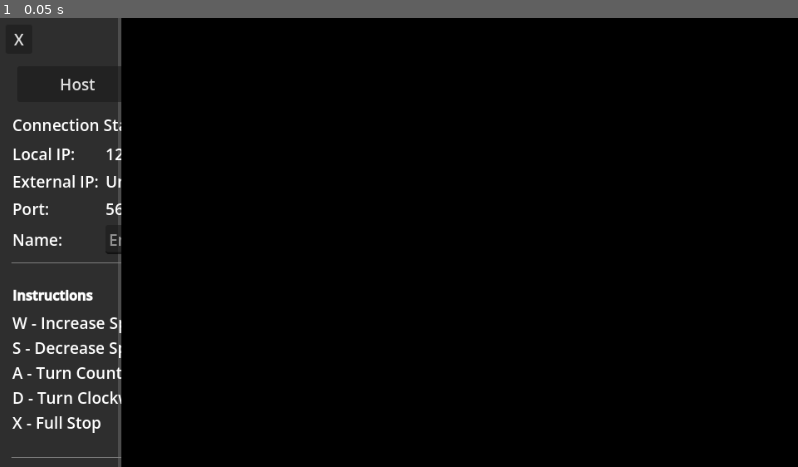
Above: before the commit, frame 1.
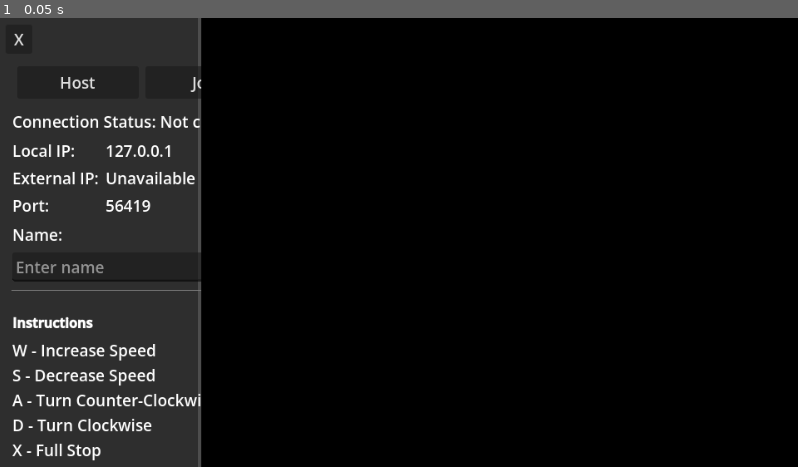
Above: after the commit, the same moment.

Repository: zabuuq/space-game
Game: Godot game, scene res://main.tscn
Same seed, same stepped clock (60 frames per second), same inputs: the game is played once before the commit and once after it.
Inputs:
- Up to frame 1 (0.05 s): no input

The runs differ from the first frame. In frame 1, 13% of the frame differs, in the area x 1-26%, y 0-100%.

Commit message:
Display updates

Diff:
--- a/scripts/main.gd
+++ b/scripts/main.gd
@@ -45,7 +45,7 @@
 var ship_owner_by_slot: Array[int] = []
 var observer_queue: Array[int] = []
 var input_by_peer: Dictionary = {}
-var local_player_name := ""
+var local_player_name: String = ""
 
 @rpc("authority", "call_remote", "unreliable")
 func sync_ship_roster(
@@ -292,6 +292,7 @@
 		return
 
 	var local_id: int = multiplayer.get_unique_id()
+	var list_font_size: int = ui.peer_list_label.get_theme_font_size("normal_font_size")
 	var lines: PackedStringArray = []
 	var index: int = 0
 	while index < total:
@@ -306,6 +307,7 @@
 			color_code = SHIP_COLORS[slot_index].to_html(false)
 
 		line = "[color=#%s]%s[/color]" % [color_code, line]
+		line = "[font_size=%d]%s[/font_size]" % [list_font_size, line]
 		if peer_id == local_id:
 			line = "[b]%s[/b]" % line
 
--- a/scripts/main_ui.gd
+++ b/scripts/main_ui.gd
@@ -50,13 +50,13 @@
 	var left_section := ColorRect.new()
 	left_section.color = Color(0.18, 0.18, 0.18, 1.0)
 	left_section.size_flags_horizontal = Control.SIZE_EXPAND_FILL
-	left_section.size_flags_stretch_ratio = 0.6
+	left_section.size_flags_stretch_ratio = 1.0
 	root_row.add_child(left_section)
 
 	right_section = ColorRect.new()
 	right_section.color = Color.BLACK
 	right_section.size_flags_horizontal = Control.SIZE_EXPAND_FILL
-	right_section.size_flags_stretch_ratio = 3.4
+	right_section.size_flags_stretch_ratio = 3.0
 	right_section.resized.connect(on_right_section_resized)
 	root_row.add_child(right_section)
 
@@ -93,7 +93,7 @@
 	host_button.text = "Host"
 	host_button.size_flags_horizontal = Control.SIZE_EXPAND_FILL
 	_bump_font_size(host_button, font_size_increase)
-	_apply_button_padding(host_button, 14.0, 8.0)
+	_apply_button_padding(host_button, 8.0, 6.0)
 	host_button.pressed.connect(on_host_pressed)
 	host_join_row.add_child(host_button)
 
@@ -101,7 +101,7 @@
 	join_button.text = "Join"
 	join_button.size_flags_horizontal = Control.SIZE_EXPAND_FILL
 	_bump_font_size(join_button, font_size_increase)
-	_apply_button_padding(join_button, 14.0, 8.0)
+	_apply_button_padding(join_button, 8.0, 6.0)
 	join_button.pressed.connect(on_join_pressed)
 	host_join_row.add_child(join_button)
 
@@ -109,7 +109,7 @@
 	disconnect_button.text = "Disconnect"
 	disconnect_button.size_flags_horizontal = Control.SIZE_EXPAND_FILL
 	_bump_font_size(disconnect_button, font_size_increase)
-	_apply_button_padding(disconnect_button, 14.0, 8.0)
+	_apply_button_padding(disconnect_button, 8.0, 6.0)
 	disconnect_button.visible = false
 	disconnect_button.pressed.connect(on_disconnect_pressed)
 	button_vbox.add_child(disconnect_button)
@@ -155,13 +155,14 @@
 	var name_title := Label.new()
 	name_title.text = "Name:"
 	_bump_font_size(name_title, font_size_increase)
-	address_grid.add_child(name_title)
+	left_vbox.add_child(name_title)
 
 	player_name_input = LineEdit.new()
 	player_name_input.placeholder_text = "Enter name"
+	player_name_input.size_flags_horizontal = Control.SIZE_EXPAND_FILL
 	_bump_font_size(player_name_input, font_size_increase)
 	player_name_input.text_changed.connect(on_name_changed)
-	address_grid.add_child(player_name_input)
+	left_vbox.add_child(player_name_input)
 
 	var instructions_top_separator := HSeparator.new()
 	left_vbox.add_child(instructions_top_separator)
Not shown, changed: demos/Network Arrow Demo.pck
